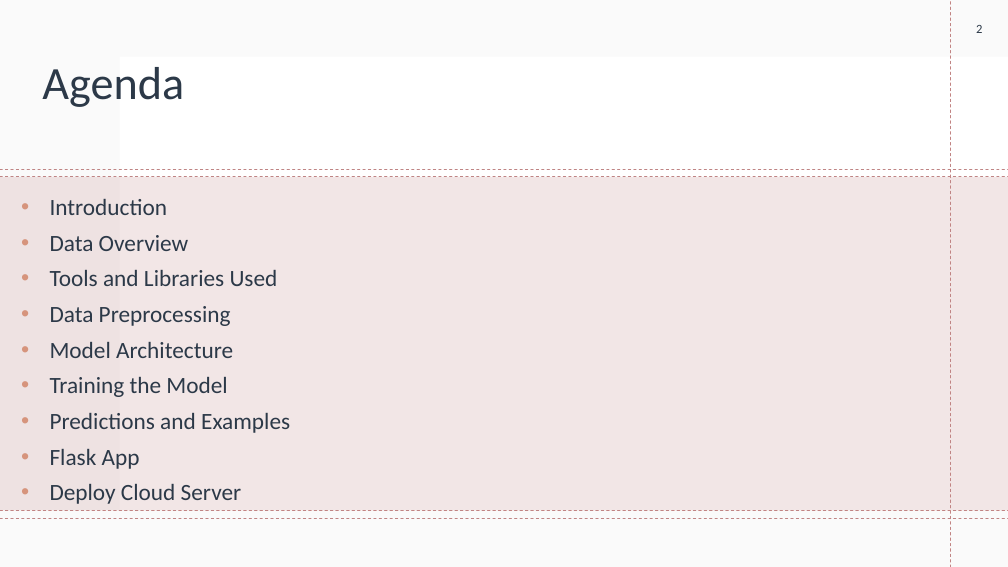
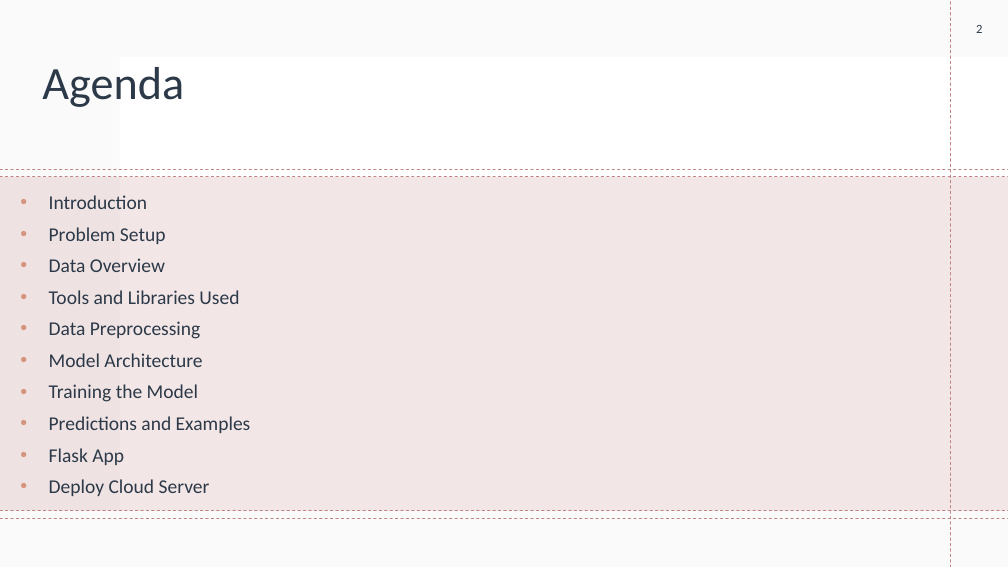
Before and after one commit to Hasansattar/Flaskapp_Amazon_Sentiment_Reviews, a slide deck: slide 2 of Amazon Product Review Sentiments presentation.pptx. Drawn at 1008x567 pixels with LibreOffice and Linux fonts; fonts in the diff are those of the drawing; background and template pictures are left out. Boxes give left, top, right and bottom in pixels: in the first picture for what was removed or moved away, otherwise in the second. Text is boxed around its words. In the diff, an @@ line names an element or a change of style, - is before the commit and + after.

```diff
--- a/Amazon Product Review Sentiments presentation.pptx
+++ b/Amazon Product Review Sentiments presentation.pptx
@@ text at [49,195,251,496]: size 22.2 to 18.6 pt @@
@@ text at [49,227,166,244]: paragraph added @@
+• Problem Setup
```
Also in this commit, not shown: 10 other slides changed, 1 slide added, 1 other file.
